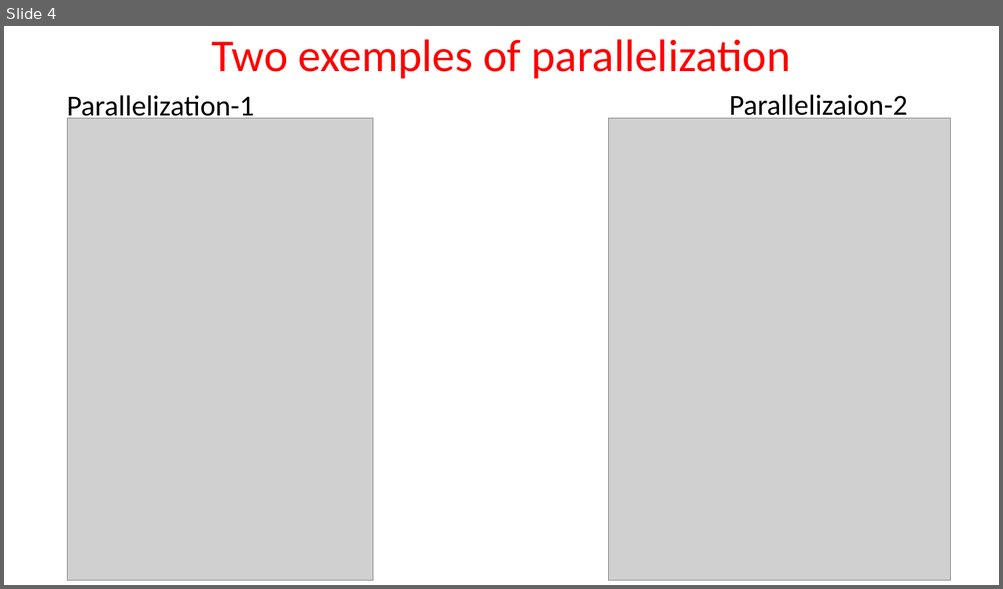
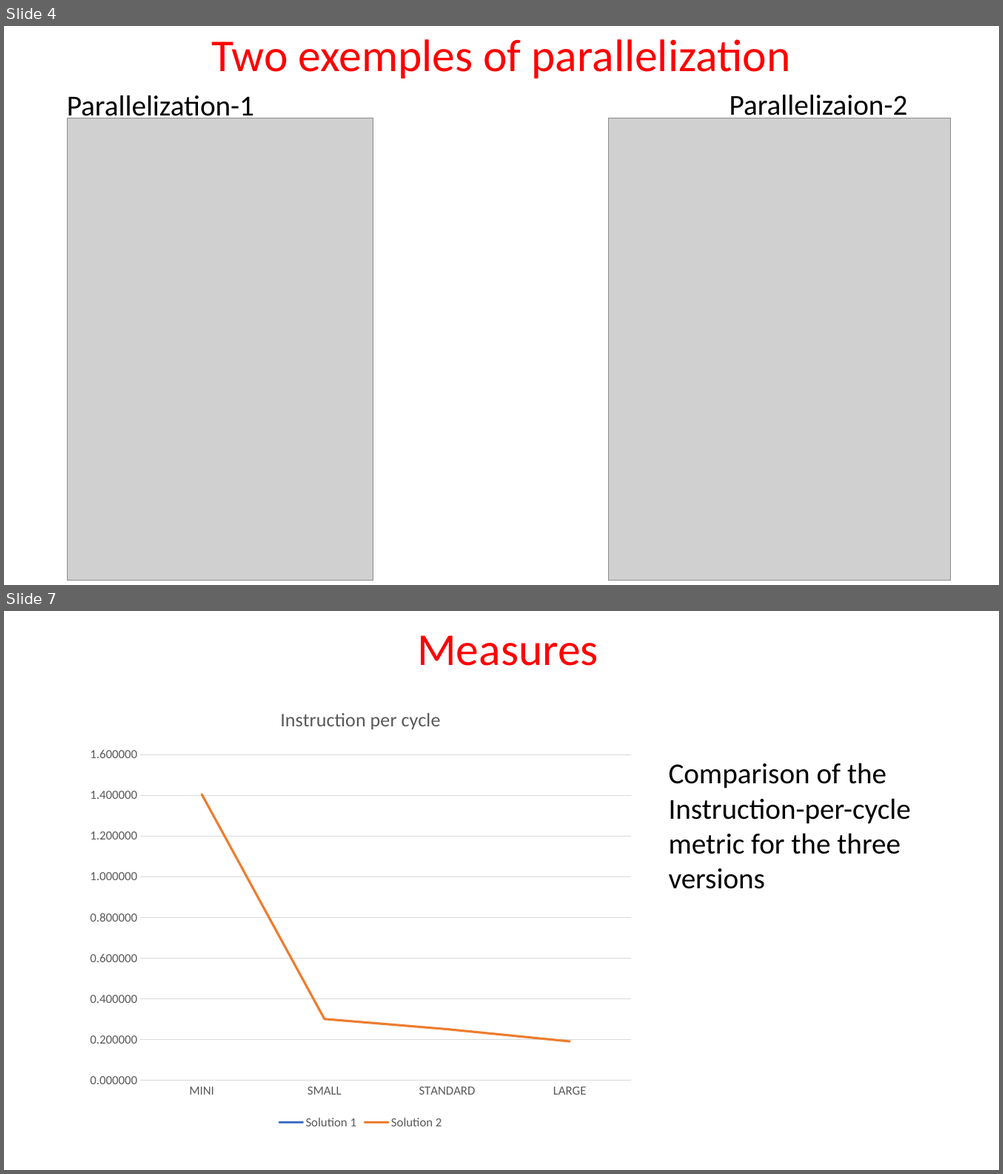
Before and after one commit to Lorenzo-Venturelli/HPC, a slide deck: presentation.pptx. Shown one above the other, each under a label of ours: slide 4 before the commit, slides 4 and 7 after it; the slides between them are not shown. The pictures are 1003x589 and 1003x1174 pixels, drawn with LibreOffice and Linux fonts; fonts in the diff are those of the drawing; grey boxes stand for pictures. Boxes give left, top, right and bottom in pixels: in the first picture for what was removed or moved away, otherwise in the second. Text is boxed around its words. In the diff, an @@ line names an element or a change of style, - is before the commit and + after.

Commit message:
Updated powerpoint

```diff
--- a/presentation.pptx
+++ b/presentation.pptx
@@ slide 7 added at [4, 611, 999, 1170], background #FFFFFF @@
@@ title added at [417, 635, 598, 666], 44 pt, text #FF0000 @@
+Measures
@@ line chart added at [79, 690, 642, 1133] @@
+title "Instruction per cycle "
+categories: MINI, SMALL, STANDARD, LARGE
+Solution 1: 1.32, -, -, -
+Solution 2: 1.4, 0.3, 0.25, 0.19
@@ text added at [669, 763, 910, 889], 28 pt, text #000000 @@
+Comparison of the Instruction-per-cycle metric for the three versions
```
Also in this commit, not shown: 1 slide changed, 1 other slide added, 1 other file.
